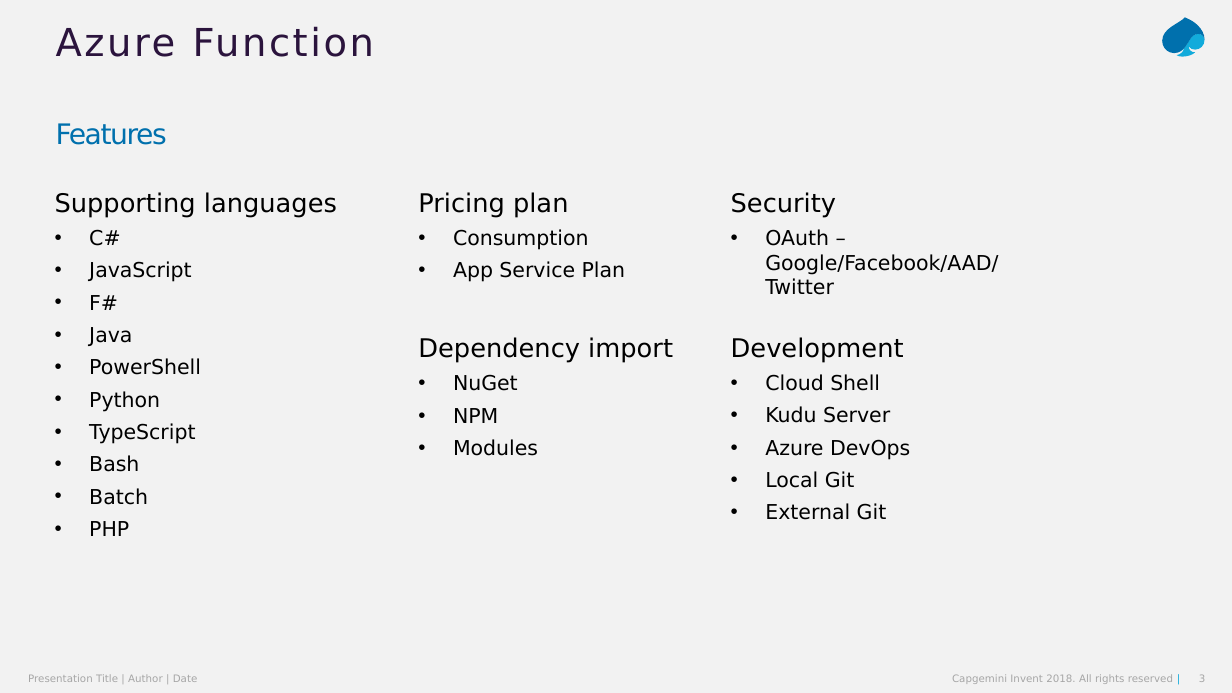
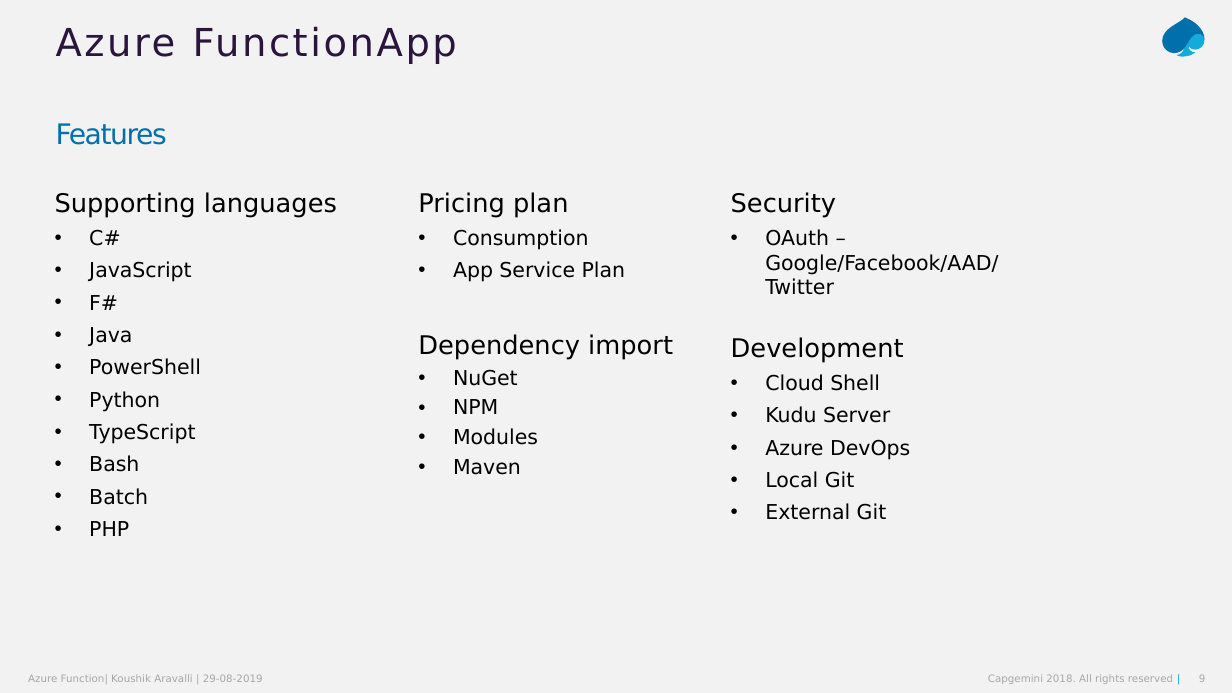
Before and after one commit to koushik-aravalli/az-function-lab, a slide deck: slide 9 of Azure-Function-203.pptx (slide 3 before the commit). Drawn at 1232x693 pixels with LibreOffice and Linux fonts; fonts in the diff are those of the drawing. Boxes give left, top, right and bottom in pixels: in the first picture for what was removed or moved away, otherwise in the second. Text is boxed around its words. In the diff, an @@ line names an element or a change of style, - is before the commit and + after.

```diff
--- a/Azure-Function-203.pptx
+++ b/Azure-Function-203.pptx
@@ title at box(56, 26, 457, 64): text changed @@
-Azure Function
+Azure FunctionApp
@@ text at box(418, 334, 673, 445): line spacing 1 to 0.9 @@
@@ text at box(453, 459, 521, 475): paragraph added @@
+• Maven
@@ text at box(28, 674, 263, 684): text changed @@
-Presentation Title | Author | Date
+Azure Function| Koushik Aravalli | 29-08-2019
@@ text at box(988, 674, 1173, 684): text changed @@
-Capgemini Invent 2018. All rights reserved |
+Capgemini 2018. All rights reserved |
```
Also in this commit, not shown: 4 other slides changed, 10 slides added, 1 slide removed, 3 other files.
